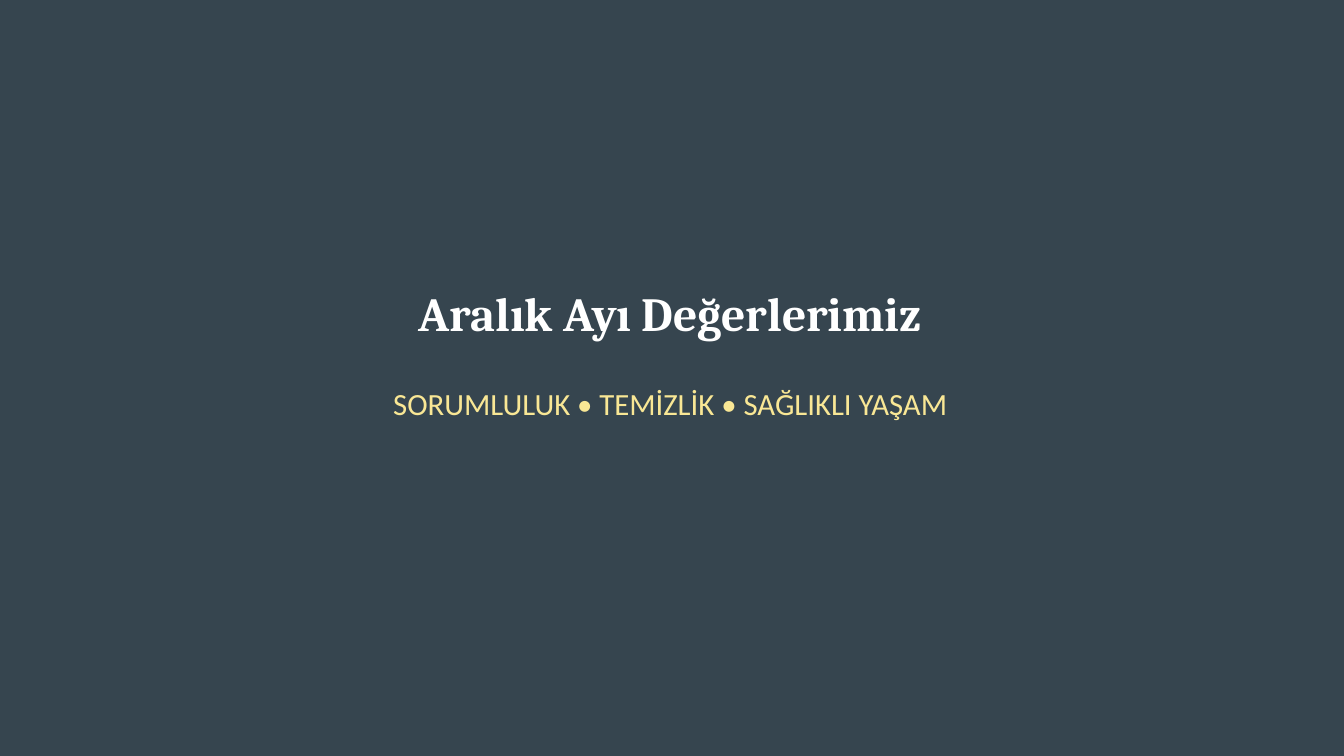
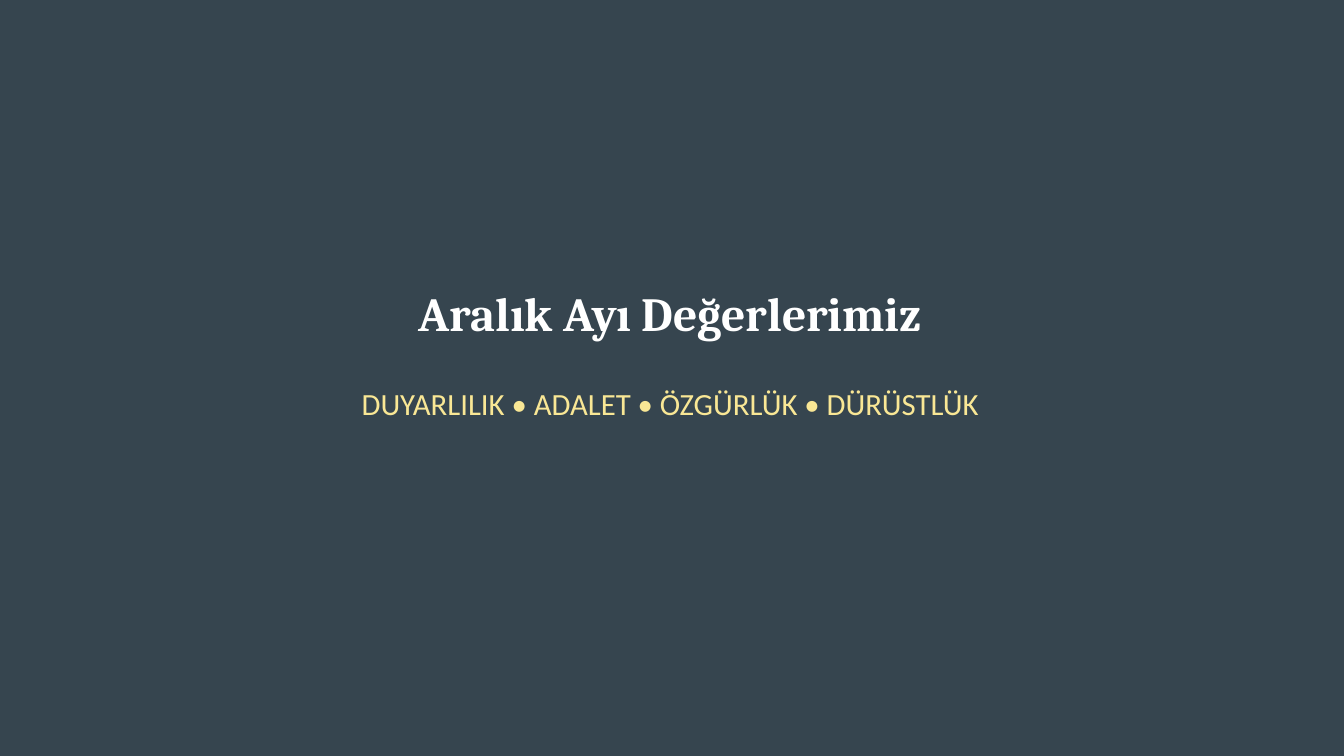
Before and after one commit to oogretmen1-tech/oogretmen1-tech.github.io, a slide deck: slide 6 of aralik-cedes-pano.pptx (slide 5 before the commit). Drawn at 1344x756 pixels with LibreOffice and Linux fonts; fonts in the diff are those of the drawing. Boxes give left, top, right and bottom in pixels: in the first picture for what was removed or moved away, otherwise in the second. Text is boxed around its words. In the diff, an @@ line names an element or a change of style, - is before the commit and + after.

```diff
--- a/aralik-cedes-pano.pptx
+++ b/aralik-cedes-pano.pptx
@@ text at bbox=[362, 390, 979, 416]: text changed @@
-SORUMLULUK • TEMİZLİK • SAĞLIKLI YAŞAM
+DUYARLILIK • ADALET • ÖZGÜRLÜK • DÜRÜSTLÜK
```
Also in this commit, not shown: 4 other slides changed, 1 slide added, 40 other files.
